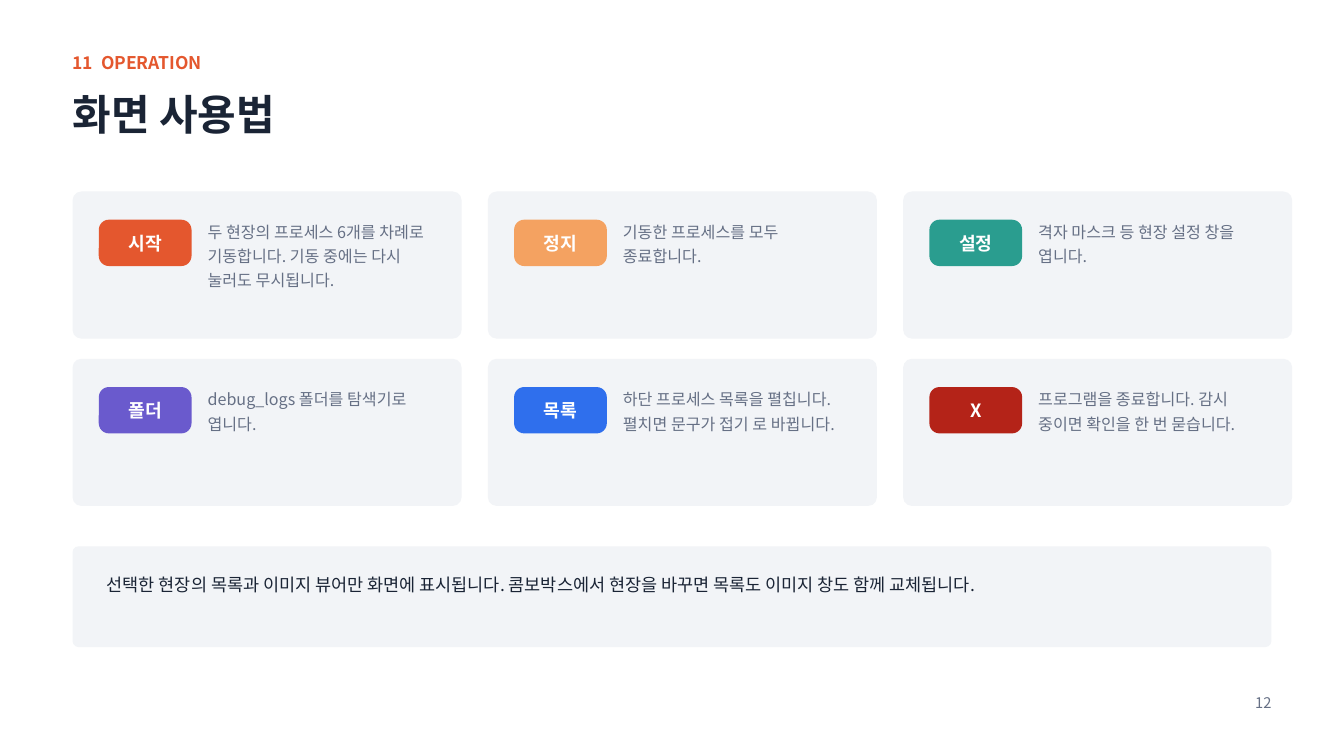
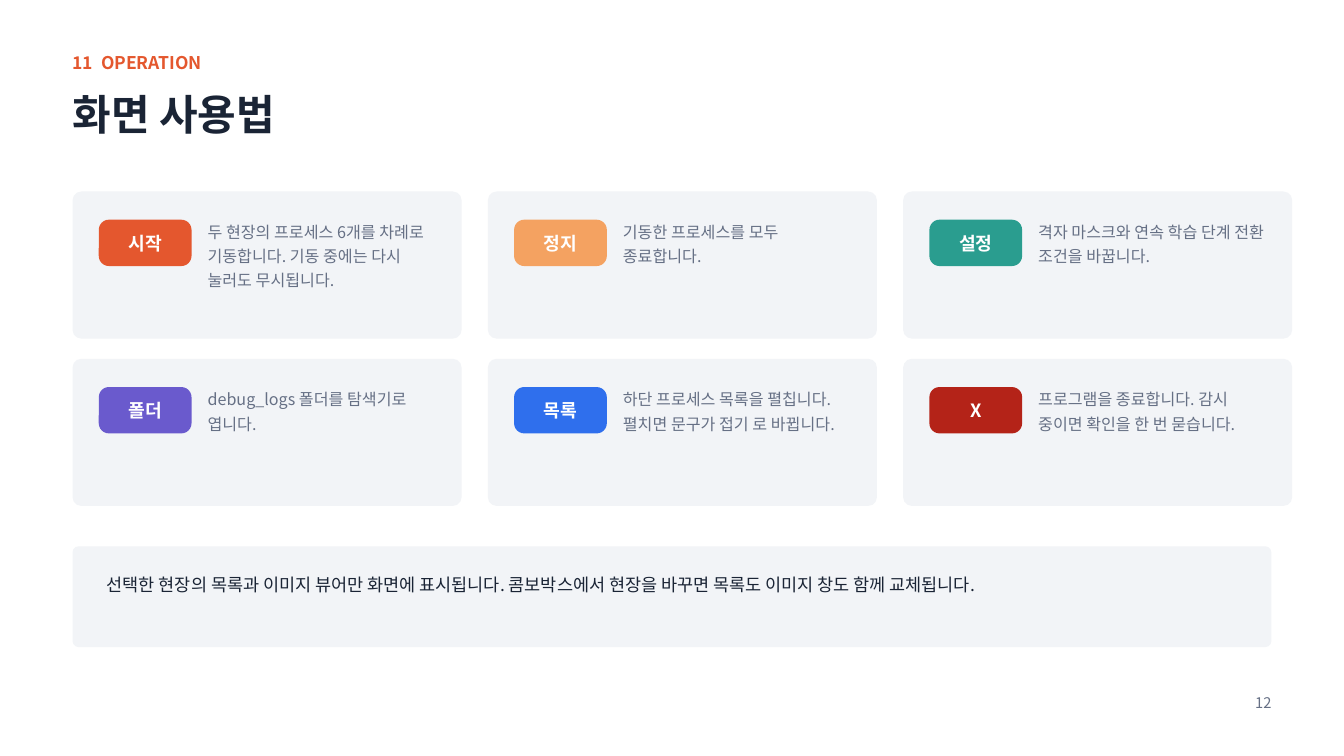
Before and after one commit to oskwon65/MultiModal_FireCam, a slide deck: slide 12 of 멀티모달_화재감지_모니터링_설치매뉴얼.pptx. Drawn at 1344x756 pixels with LibreOffice and Linux fonts; fonts in the diff are those of the drawing. Boxes give left, top, right and bottom in pixels: in the first picture for what was removed or moved away, otherwise in the second. Text is boxed around its words. In the diff, an @@ line names an element or a change of style, - is before the commit and + after.

```diff
--- a/멀티모달_화재감지_모니터링_설치매뉴얼.pptx
+++ b/멀티모달_화재감지_모니터링_설치매뉴얼.pptx
@@ text at (1038,224,1264,263): text changed @@
-격자 마스크 등 현장 설정 창을 엽니다.
+격자 마스크와 연속 학습 단계 전환 조건을 바꿉니다.
```
Also in this commit, not shown: 4 other slides changed, 1 slide added, 1 other file.
